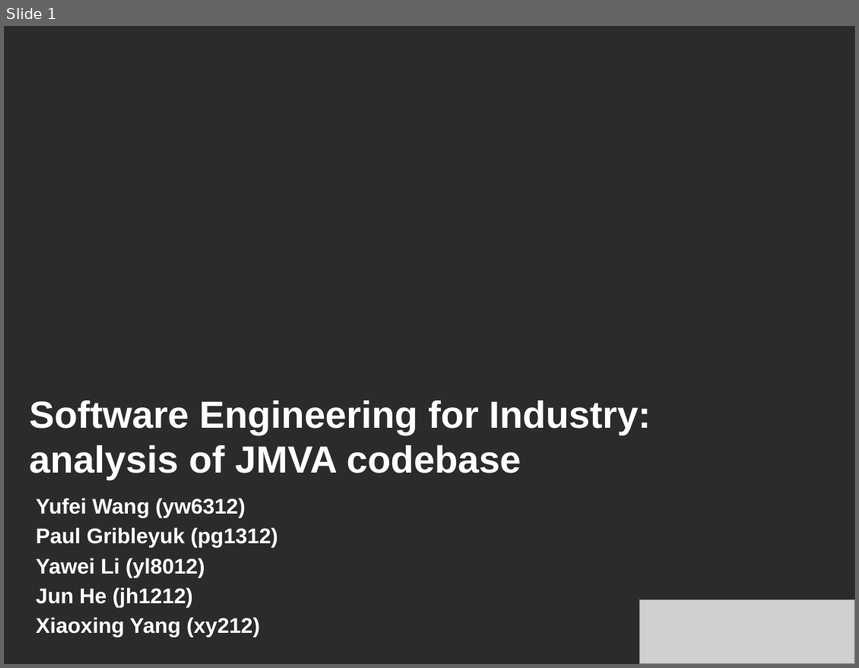
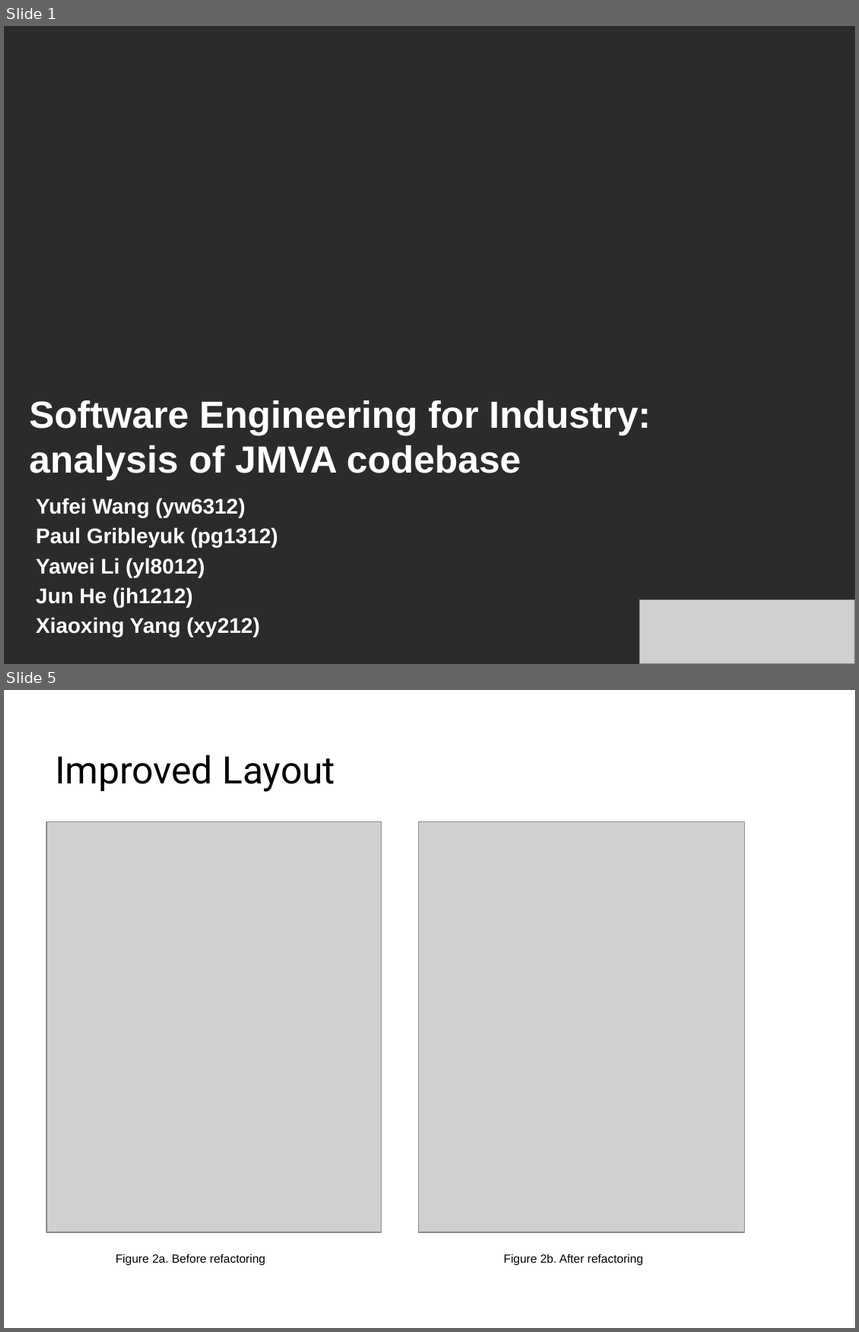
Before and after one commit to pavelgrib/SE_CW1, a slide deck: jmva_presentation.pptx. Shown one above the other, each under a label of ours: slide 1 before the commit, slides 1 and 5 after it; the slides between them are not shown. The pictures are 859x668 and 859x1332 pixels, drawn with LibreOffice and Linux fonts; fonts in the diff are those of the drawing; grey boxes stand for pictures; background and template pictures are left out; a plain dark background stands for a picture behind light text. Boxes give left, top, right and bottom in pixels: in the first picture for what was removed or moved away, otherwise in the second. Text is boxed around its words. In the diff, an @@ line names an element or a change of style, - is before the commit and + after.

```diff
--- a/jmva_presentation.pptx
+++ b/jmva_presentation.pptx
@@ slide 5 added at (4, 690, 855, 1328), background picture (left out) @@
@@ title added at (55, 755, 335, 792), 32 pt, text #000000 @@
+Improved Layout
@@ picture added at (47, 822, 381, 1233) @@
@@ picture added at (418, 822, 744, 1233) @@
@@ text added at (116, 1254, 265, 1265), 10 pt, text #000000 @@
+Figure 2a. Before refactoring
@@ text added at (504, 1254, 643, 1266), 10 pt, text #000000 @@
+Figure 2b. After refactoring
```
Also in this commit, not shown: 2 slides changed, 3 other slides added, 1 slide removed, 4 other files.
